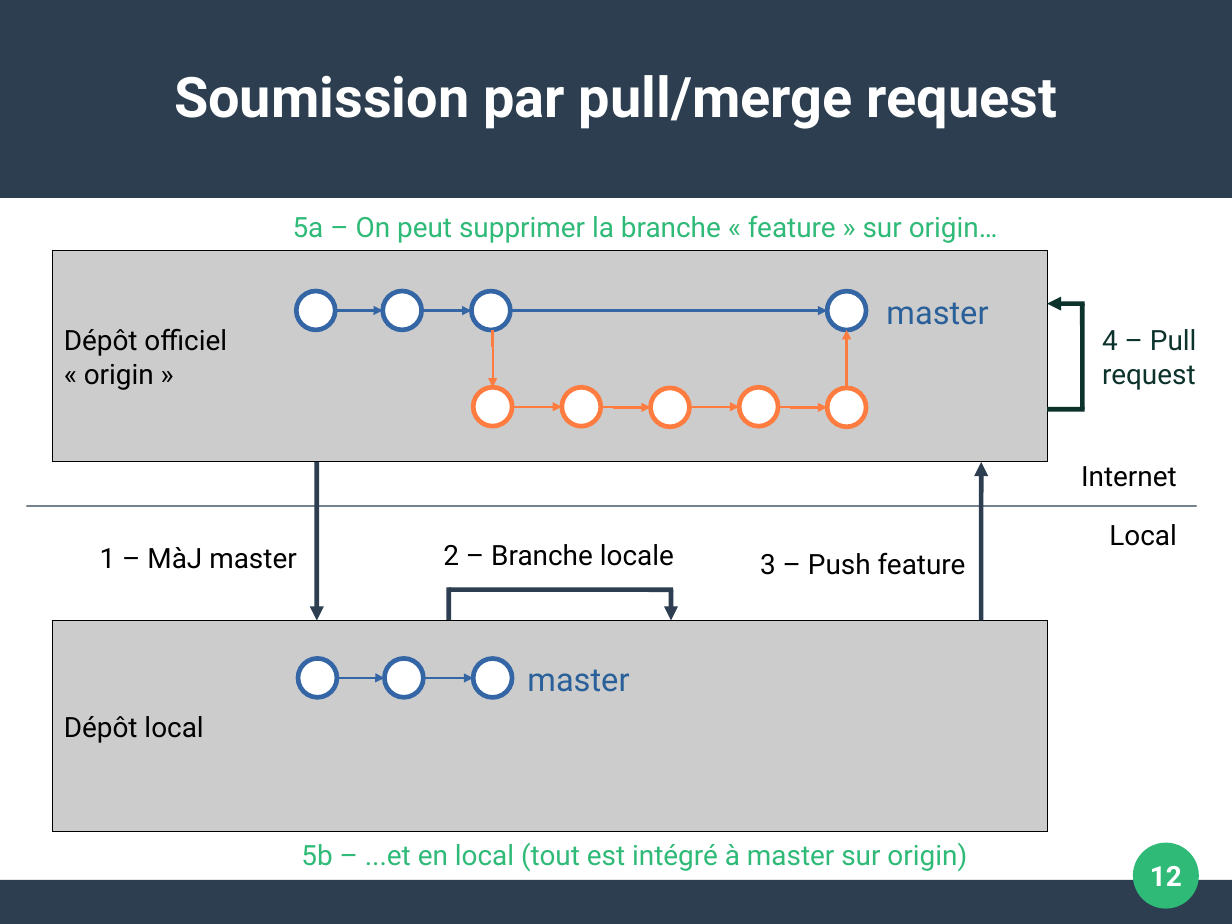
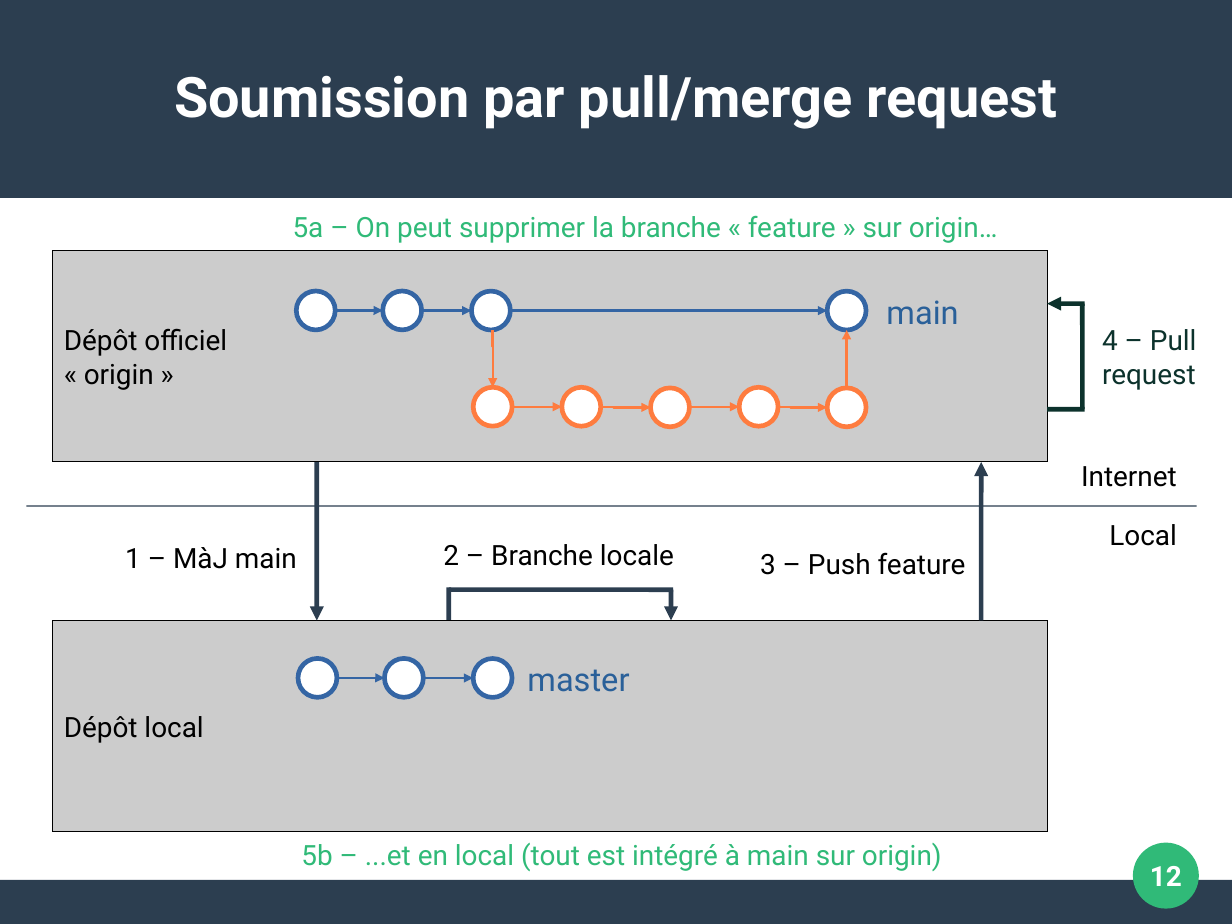
Before and after one commit to pushou/formation-git, a slide deck: slide 12 of PresRecap-J2.odp. Drawn at 1232x924 pixels with LibreOffice and Linux fonts; fonts in the diff are those of the drawing. Boxes give left, top, right and bottom in pixels: in the first picture for what was removed or moved away, otherwise in the second. Text is boxed around its words. In the diff, an @@ line names an element or a change of style, - is before the commit and + after.

Commit message:
Faire les mises à jour master -> main dans les supports

```diff
--- a/PresRecap-J2.odp
+++ b/PresRecap-J2.odp
@@ text at [886, 300, 958, 325]: text changed @@
-master
+main
@@ text at [125, 547, 297, 569]: text changed @@
-1 – MàJ master
+1 – MàJ main
@@ text at [301, 843, 942, 871]: text changed @@
-5b – ...et en local (tout est intégré à master sur origin)
+5b – ...et en local (tout est intégré à main sur origin)
```
Also in this commit, not shown: 6 other slides changed, 7 other files.
